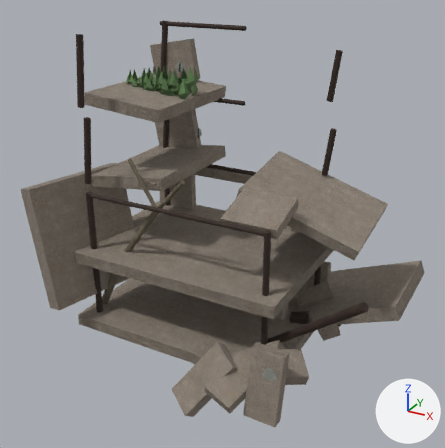
What one commit did to the Blender file assets/3d/dungeons/b3_industrial_candidates/native_ruinedBuilding/sources/f3_native_ruinedBuilding_authoring.blend.
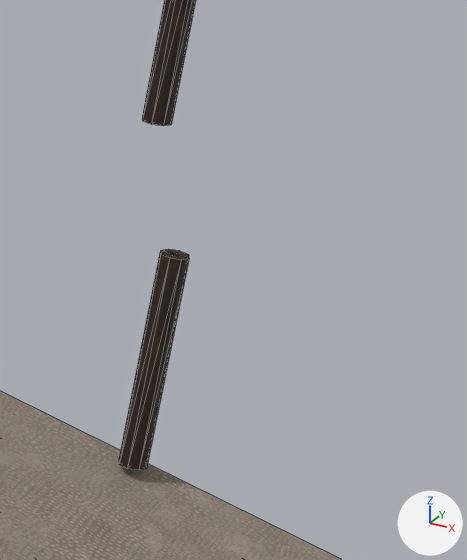
The first picture shows the older version from a 50 mm lens placed at (5.86, -10.07, 7.27), pointed at (0.47, -0.28, 2.37). The close-ups show the older and then the newer version on the part from 67% to 89% of the width and 17% to 44% of the height of that picture. Only the edits that show in the close-ups are written down. Arrows for +X, +Y and +Z are at lower right; the lights stay in place. The close-ups show mesh edges as thin lines.

Script lines for the objects in view, before the commit:
```python
me_mesh_0_021 = bpy.data.meshes.new('Mesh_0.021')
me_mesh_0_021.from_pydata(...)  # 24 vertices, 12 faces; spans x -0.5..0.5, y -0.5..0.5, z -0.5..0.5
me_mesh_0_021.materials.append(mat_f3_weathered_concrete)
me_mesh_1_015 = bpy.data.meshes.new('Mesh_1.015')
me_mesh_1_015.from_pydata(...)  # 52 vertices, 32 faces; spans x -0.5..0.5, y -0.5..0.5, z -0.5..0.5
me_mesh_1_015.materials.append(mat_f3_oxidized_iron)
me_mesh_1_019 = bpy.data.meshes.new('Mesh_1.019')
me_mesh_1_019.from_pydata(...)  # 52 vertices, 32 faces; spans x -0.5..0.5, y -0.5..0.5, z -0.5..0.5
me_mesh_1_019.materials.append(mat_f3_oxidized_iron)
ob_mesh_0_020 = bpy.data.objects.new('Mesh_0.020', me_mesh_0_021)
ob_mesh_0_020.parent = ob_b3_prop_ruined_building_0
ob_mesh_0_020.location = (2.025, 0.578, 2.85)
ob_mesh_0_020.rotation_euler = (0.148, 0.327, 0.0478)  # degrees (8.5, 19, 2.7)
ob_mesh_0_020.scale = (2.48, 1.87, 0.22)
ob_mesh_1_014 = bpy.data.objects.new('Mesh_1.014', me_mesh_1_015)
ob_mesh_1_014.parent = ob_b3_prop_ruined_building_0
ob_mesh_1_014.location = (1.995, 1.36, 3.625)
ob_mesh_1_014.rotation_euler = (0.0, 0.126, 0.0)  # degrees (0, 7.2, 0)
ob_mesh_1_014.scale = (0.13, 0.13, 0.958)
ob_mesh_1_018 = bpy.data.objects.new('Mesh_1.018', me_mesh_1_019)
ob_mesh_1_018.parent = ob_b3_prop_ruined_building_0
ob_mesh_1_018.location = (1.995, 1.36, 5.125)
ob_mesh_1_018.rotation_euler = (0.0, 0.126, 0.0)  # degrees (0, 7.2, 0)
ob_mesh_1_018.scale = (0.13, 0.13, 0.958)
```
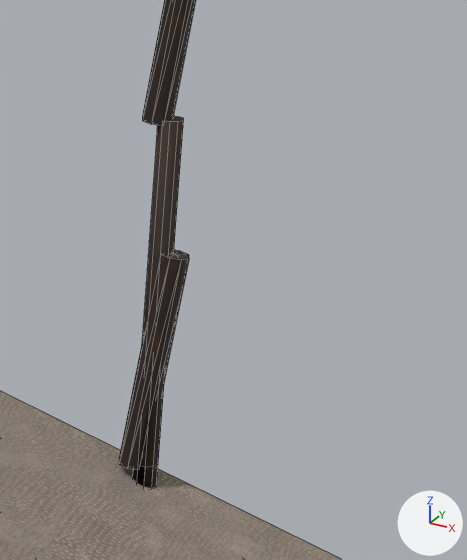
What differs and where, as boxes [x1, y1, x2, y2] in the close-ups (467 x 560 px):
```json
{"object": "connected continuation of retained exposed steel.013", "change": "added", "after": [133, 116, 184, 488]}
{"object": "connected continuation of retained exposed steel.010", "change": "added", "after": [133, 465, 158, 488]}
```

Edits to the scene script, one JSON object a line:
```json
{"op": "add", "block": "me_connected_continuation_of_retained_exposed_steel_013", "code": ["me_connected_continuation_of_retained_exposed_steel_013 = bpy.data.meshes.new('connected continuation of retained exposed steel.013')", "me_connected_continuation_of_retained_exposed_steel_013.from_pydata(...)  # 20 vertices, 12 faces; spans x 1.94..2.05, y 1.31..1.41, z 3.06..4.67", "me_connected_continuation_of_retained_exposed_steel_013.polygons.foreach_set('use_smooth', [True] * 12)", "me_connected_continuation_of_retained_exposed_steel_013.materials.append(mat_f3_oxidized_iron)"]}
{"op": "add", "block": "me_connected_continuation_of_retained_exposed_steel_010", "code": ["me_connected_continuation_of_retained_exposed_steel_010 = bpy.data.meshes.new('connected continuation of retained exposed steel.010')", "me_connected_continuation_of_retained_exposed_steel_010.from_pydata(...)  # a 10-sided cylinder along z spanning x 1.9404..2.0496, y 1.3081..1.4119, z 3.063..3.1669", "me_connected_continuation_of_retained_exposed_steel_010.polygons.foreach_set('use_smooth', [True] * 12)", "me_connected_continuation_of_retained_exposed_steel_010.materials.append(mat_f3_oxidized_iron)"]}
{"op": "add", "block": "ob_connected_continuation_of_retained_exposed_steel_013", "code": ["ob_connected_continuation_of_retained_exposed_steel_013 = bpy.data.objects.new('connected continuation of retained exposed steel.013', me_connected_continuation_of_retained_exposed_steel_013)", "ob_connected_continuation_of_retained_exposed_steel_013.location = (0.0, 0.0, 0.0)"]}
{"op": "add", "block": "ob_connected_continuation_of_retained_exposed_steel_010", "code": ["ob_connected_continuation_of_retained_exposed_steel_010 = bpy.data.objects.new('connected continuation of retained exposed steel.010', me_connected_continuation_of_retained_exposed_steel_010)", "ob_connected_continuation_of_retained_exposed_steel_010.location = (0.0, 0.0, 0.0)"]}
```
